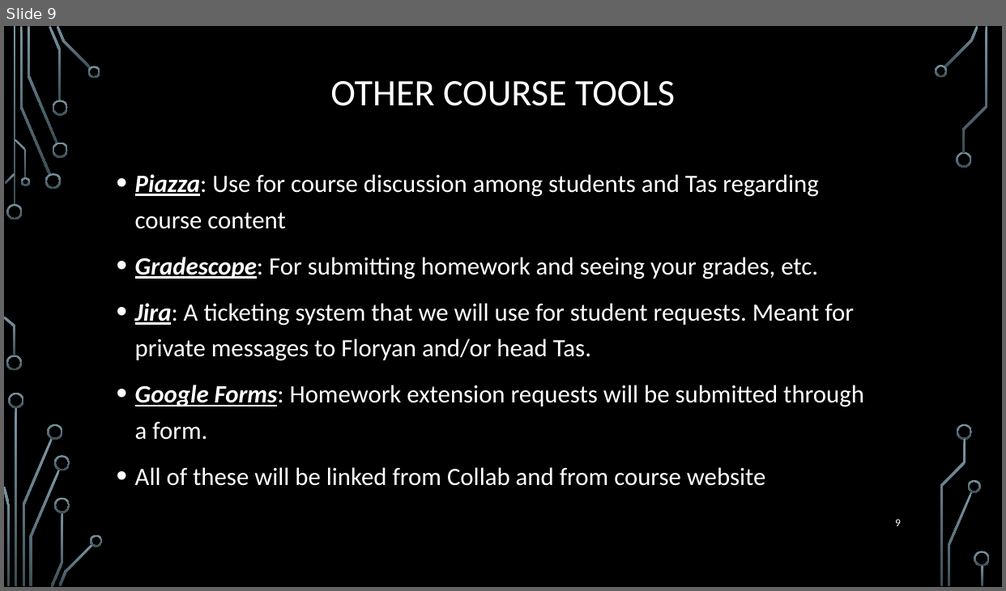
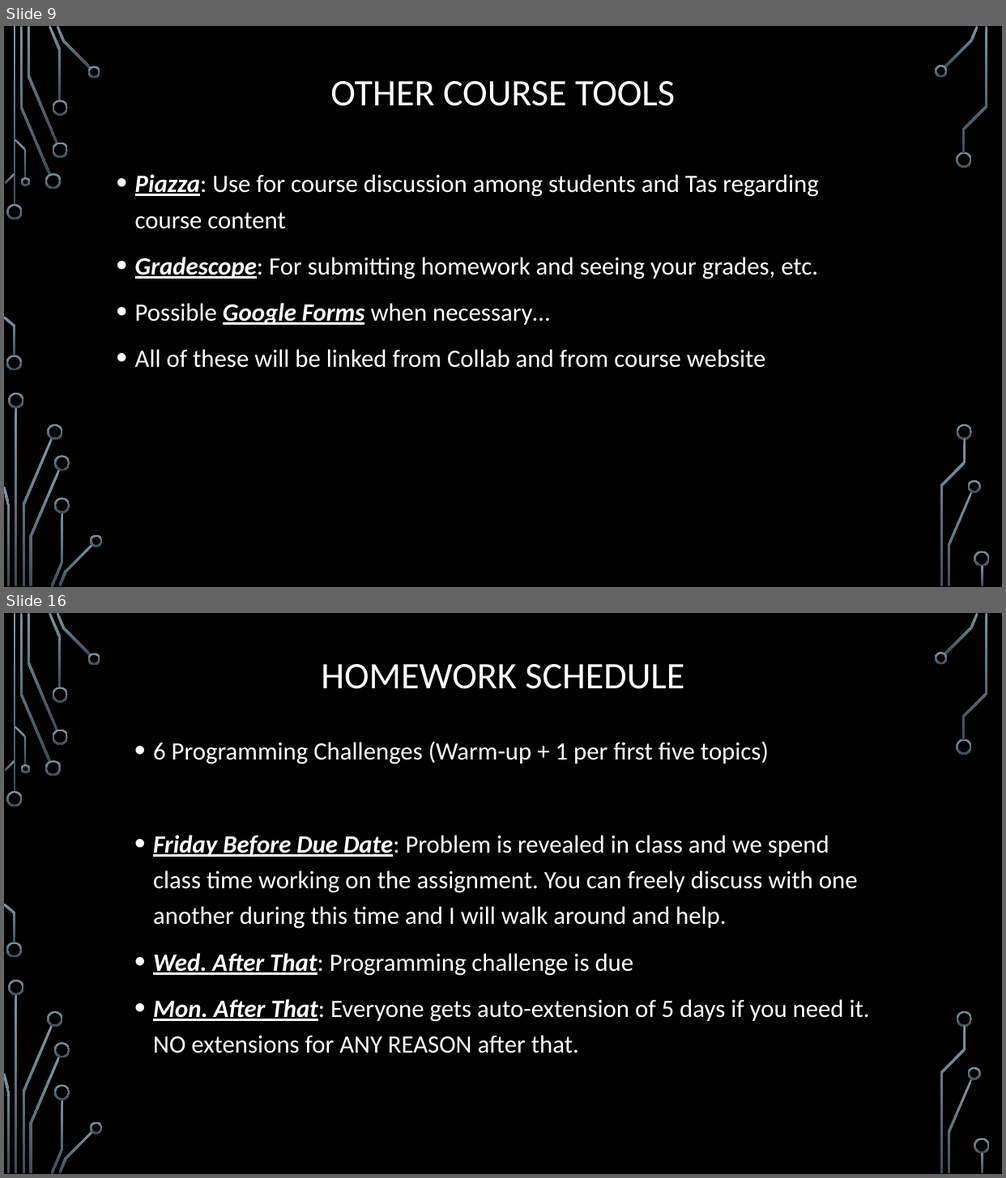
Before and after one commit to janiceeguo/advAlgo, a slide deck: slides/00-CourseIntroduction.pptx. Shown one above the other, each under a label of ours: slide 9 before the commit, slides 9 and 16 after it; the slides between them are not shown. The pictures are 1006x591 and 1006x1178 pixels, drawn with LibreOffice and Linux fonts; fonts in the diff are those of the drawing; background and template pictures are left out. Boxes give left, top, right and bottom in pixels: in the first picture for what was removed or moved away, otherwise in the second. Text is boxed around its words. In the diff, an @@ line names an element or a change of style, - is before the commit and + after.

```diff
--- a/slides/00-CourseIntroduction.pptx
+++ b/slides/00-CourseIntroduction.pptx
@@ slide 16 added at <box>4,613,1002,1174</box>, background picture (left out); not listed: 36 template elements that a slide beside it also shows @@
@@ title added at <box>321,664,684,689</box>, 36 pt, text #FFFFFF @@
+HOMEWORK SCHEDULE
@@ text added at <box>153,741,870,1054</box>, 24 pt, text #FFFFFF @@
+• 6 Programming Challenges (Warm-up + 1 per first five topics)
+• Friday Before Due Date: Problem is revealed in class and we spend class time working on the assignment. You can freely discuss with one another during this time and I will walk around and help.
+• Wed. After That: Programming challenge is due
+• Mon. After That: Everyone gets auto-extension of 5 days if you need it. NO extensions for ANY REASON after that.
@@ slide 9 changed as well @@
@@ text at <box>135,303,550,326</box>: text changed @@
-• Jira: A ticketing system that we will use for student requests. Meant for private messages to Floryan and/or head Tas.
-• Google Forms: Homework extension requests will be submitted through a form.
+• Possible Google Forms when necessary…
@@ page number removed at <box>895,519,901,527</box> @@
-9
```
Also in this commit, not shown: 11 other slides changed, 11 other slides added, 17 slides removed, 2 other files.
